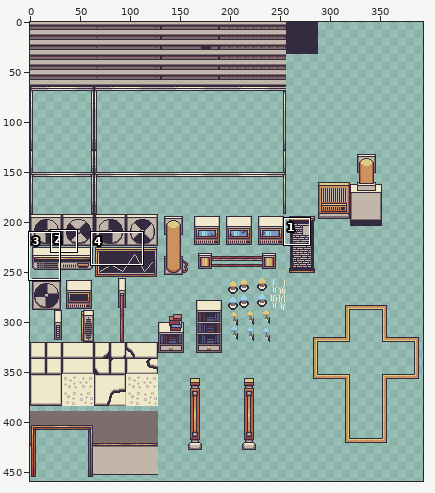
A sprite sheet gets an edit: assets/floor_1/laboratory/laboratory.png. The picture above shows the old version from afar; the outline marks the close-up.
Close-up. Before the edit:
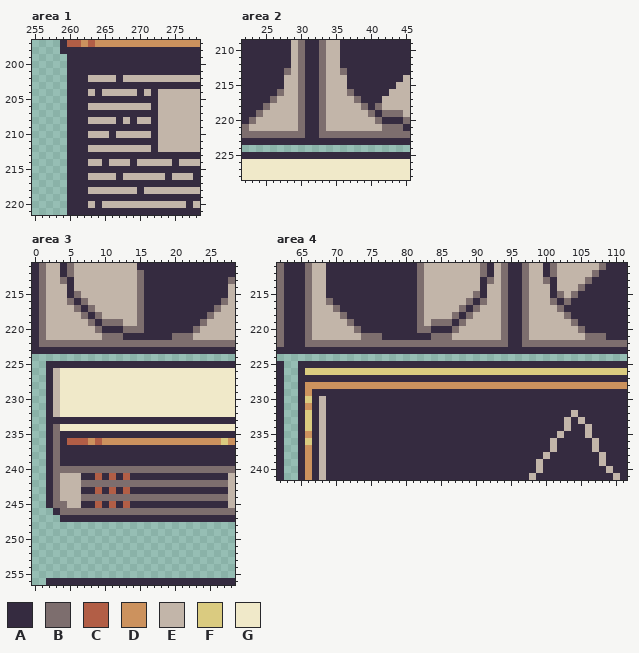
The file is 448x520 pixels. Colours within 5 levels of each other are drawn and written as one. Shown: area 1: x 255..278, y 197..221; area 2: x 22..45, y 209..228; area 3: x 0..28, y 211..256; area 4: x 62..111, y 211..241. The wide view leaves out empty margins. The commit also changed other parts of the picture, which this record leaves out.
Palette (. is transparent): A #352b40  B #7d6e6e  C #b25e46  D #cc925e  E #c2b5a9  F #dacb80  G #f0e9c9
Pixels before, area 1, first column x 259:
197 ACCDCDDDDDDDDDDDDDDD
198 AAAAAAAAAAAAAAAAAAAA
199 .AAAAAAAAAAAAAAAAAAA
200 .AAAAAAAAAAAAAAAAAAA
201 .AAAAAAAAAAAAAAAAAAA
202 .AAAEEEEAEEEEEEEEEEE
203 .AAAAAAAAAAAAAAAAAAA
204 .AAAEAEEEEEAEAEEEEEE
205 .AAAAAAAAAAAAAEEEEEE
206 .AAAEEEEEEEEEAEEEEEE
207 .AAAAAAAAAAAAAEEEEEE
208 .AAAEEEEAEAEEAEEEEEE
209 .AAAAAAAAAAAAAEEEEEE
210 .AAAEEEAEEEEEAEEEEEE
211 .AAAAAAAAAAAAAEEEEEE
212 .AAAEEEEEEEEEAEEEEEE
213 .AAAAAAAAAAAAAAAAAAA
214 .AAAEEAEEEAEEEEEAEEE
215 .AAAAAAAAAAAAAAAAAAA
216 .AAAEEEEAEEEEEEAEEEA
217 .AAAAAAAAAAAAAAAAAAA
218 .AAAEEEEEEEAEEEEEEEE
219 .AAAAAAAAAAAAAAAAAAA
220 .AAAEAEEEEEEEEEEEEAE
221 .AAAAAAAAAAAAAAAAAAA
Pixels before, area 2, first column x 22:
209 AAAAAAAEBAABEEAAAAAAAAAA
210 AAAAAAAEBAABEEAAAAAAAAAA
211 AAAAAAAEBAABEEAAAAAAAAAA
212 AAAAAAAEBAABEEAAAAAAAAAA
213 AAAAAABEBAABEEBAAAAAAAAA
214 AAAAAAEEBAABEEEAAAAAAAAE
215 AAAAAAEEBAABEEEAAAAAAAEE
216 AAAAABEEBAABEEEBAAAAAEEE
217 AAAABEEEBAABEEEEBAAAEEEE
218 AAABEEEEBAABEEEEEBABEEEE
219 AABEEEEEBAABEEEEEEBABBBE
220 ABEEEEEEBAABEEEEEEEBAAAB
221 BEEEEEEEBAABEEEEEEEEBBBA
222 BBBBBBBBBAABBBBBBBBBBBBB
223 AAAAAAAAAAAAAAAAAAAAAAAA
224 ........................
225 AAAAAAAAAAAAAAAAAAAAAAAA
226 GGGGGGGGGGGGGGGGGGGGGGGG
227 GGGGGGGGGGGGGGGGGGGGGGGG
228 GGGGGGGGGGGGGGGGGGGGGGGG
Pixels before, area 3, first column x 0:
211 ABEEABEEEEEEEEEAAAAAAAAAAAAAA
212 ABEEABEEEEEEEEEBAAAAAAAAAAAAA
213 ABEEBAEEEEEEEEEBAAAAAAAAAAAAB
214 ABEEEAEEEEEEEEEBAAAAAAAAAAAAE
215 ABEEEABEEEEEEEEBAAAAAAAAAAAAE
216 ABEEEBABEEEEEEEBAAAAAAAAAAABE
217 ABEEEEBABEEEEEEBAAAAAAAAAABEE
218 ABEEEEEBABEEEEEBAAAAAAAAABEEE
219 ABEEEEEEBABBBEEBAAAAAAAABEEEE
220 ABEEEEEEEBAAABBBAAAAAAABEEEEE
221 ABEEEEEEEEBBBAAAAAAABBBEEEEEE
222 ABBBBBBBBBBBBBBBBBBBBBBBBBBBB
223 AAAAAAAAAAAAAAAAAAAAAAAAAAAAA
224 .............................
225 ..AAAAAAAAAAAAAAAAAAAAAAAAAAA
226 ..AEGGGGGGGGGGGGGGGGGGGGGGGGG
227 ..AEGGGGGGGGGGGGGGGGGGGGGGGGG
228 ..AEGGGGGGGGGGGGGGGGGGGGGGGGG
229 ..AEGGGGGGGGGGGGGGGGGGGGGGGGG
230 ..AEGGGGGGGGGGGGGGGGGGGGGGGGG
231 ..AEGGGGGGGGGGGGGGGGGGGGGGGGG
232 ..AEGGGGGGGGGGGGGGGGGGGGGGGGG
233 ..AAAAAAAAAAAAAAAAAAAAAAAAAAA
234 ..ABGGGGGGGGGGGGGGGGGGGGGGGGG
235 ..ABAAAAAAAAAAAAAAAAAAAAAAAAA
236 ..ABACCCDCDDDDDDDDDDDDDDDDDFD
237 ..ABAAAAAAAAAAAAAAAAAAAAAAAAA
238 ..ABAAAAAAAAAAAAAAAAAAAAAAAAA
239 ..ABAAAAAAAAAAAAAAAAAAAAAAAAA
240 ..ABBBBBBBBBBBBBBBBBBBBBBBBBB
241 ..ABEEEAACACACAAAAAAAAAAAAAAE
242 ..ABEEEBBBBBBBBBBBBBBBBBBBBBE
243 ..ABEEEAACACACAAAAAAAAAAAAAAE
244 ..ABEEEBBBBBBBBBBBBBBBBBBBBBE
245 ..ABBEEAACACACAAAAAAAAAAAAAAE
246 ...ABBBBBBBBBBBBBBBBBBBBBBBBB
247 ....AAAAAAAAAAAAAAAAAAAAAAAAA
248 .............................
249 .............................
250 .............................
251 .............................
252 .............................
253 .............................
254 .............................
255 .............................
256 ..AAAAAAAAAAAAAAAAAAAAAAAAAAA
Pixels before, area 4, first column x 62:
211 BAAABEEAAAAAAAAAAAAABEEEEEEEEBAEBAABEEABEEEEEEBAAA
212 BAAABEEAAAAAAAAAAAAABEEEEEEEEBAEBAABEEABEEEEEBAAAA
213 BAAABEEAAAAAAAAAAAAABEEEEEEEEABEBAABEEBAEEEEBAAAAA
214 BAAABEEAAAAAAAAAAAAABEEEEEEEEAEEBAABEEEAEEEBAAAAAA
215 BAAABEEAAAAAAAAAAAAABEEEEEEEBAEEBAABEEEABEBAAAAAAA
216 BAAABEEBAAAAAAAAAAAABEEEEEEBABEEBAABEEEBABAAAAAAAA
217 BAAABEEEBAAAAAAAAAAABEEEEEBABEEEBAABEEEEBAAAAAAAAA
218 BAAABEEEEBAAAAAAAAAABEEEEBABEEEEBAABEEEEEBAAAAAAAA
219 BAAABEEEEEBAAAAAAAAABEBBBABEEEEEBAABEEEEEEBAAAAAAA
220 BAAABEEEEEEBAAAAAAAABBAAABEEEEEEBAABEEEEEEEBAAAAAA
221 BAAABEEEEEEEBBBAAAAAAABBBEEEEEEEBAABEEEEEEEEBBBAAA
222 BAAABBBBBBBBBBBBBBBBBBBBBBBBBBBBBAABBBBBBBBBBBBBBB
223 AAAAAAAAAAAAAAAAAAAAAAAAAAAAAAAAAAAAAAAAAAAAAAAAAA
224 ..................................................
225 A..AAAAAAAAAAAAAAAAAAAAAAAAAAAAAAAAAAAAAAAAAAAAAAA
226 A..AFFFFFFFFFFFFFFFFFFFFFFFFFFFFFFFFFFFFFFFFFFFFFF
227 A..AAAAAAAAAAAAAAAAAAAAAAAAAAAAAAAAAAAAAAAAAAAAAAA
228 A..ADDDDDDDDDDDDDDDDDDDDDDDDDDDDDDDDDDDDDDDDDDDDDD
229 A..ADAAAAAAAAAAAAAAAAAAAAAAAAAAAAAAAAAAAAAAAAAAAAA
230 A..AFAEAAAAAAAAAAAAAAAAAAAAAAAAAAAAAAAAAAAAAAAAAAA
231 A..ADAEAAAAAAAAAAAAAAAAAAAAAAAAAAAAAAAAAAAAAAAAAAA
232 A..AFAEAAAAAAAAAAAAAAAAAAAAAAAAAAAAAAAAAAAEAAAAAAA
233 A..AFAEAAAAAAAAAAAAAAAAAAAAAAAAAAAAAAAAAAEAEAAAAAA
234 A..AFAEAAAAAAAAAAAAAAAAAAAAAAAAAAAAAAAAAAEAAEAAAAA
235 A..ADAEAAAAAAAAAAAAAAAAAAAAAAAAAAAAAAAAAEAAAEAAAAA
236 A..AFAEAAAAAAAAAAAAAAAAAAAAAAAAAAAAAAAAEAAAAAEAAAA
237 A..ADAEAAAAAAAAAAAAAAAAAAAAAAAAAAAAAAAAEAAAAAEAAAA
238 A..ADAEAAAAAAAAAAAAAAAAAAAAAAAAAAAAAAAEAAAAAAAEAAA
239 A..ADAEAAAAAAAAAAAAAAAAAAAAAAAAAAAAAAEAAAAAAAAEAAA
240 A..ADAEAAAAAAAAAAAAAAAAAAAAAAAAAAAAAAEAAAAAAAAAEAA
241 A..ADAEAAAAAAAAAAAAAAAAAAAAAAAAAAAAAEAAAAAAAAAAAEA
New version:
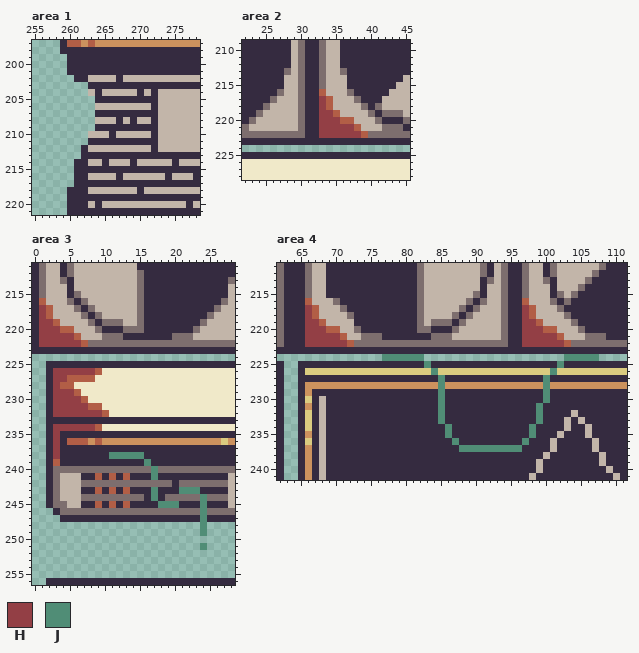
Colours new in this view: H #933f45  J #508d76
Difference:
Area 1:
The edit erases colour A in row 202 at x 260; in rows 203 to 204 at x 260 to 262; in row 205 at x 260 to 263; in row 206 at x 260 to 262; in row 207 at x 260 to 263; in row 208 at x 260 to 262.
The edit erases colour A in row 209 at x 260 to 263; in rows 210 to 211 at x 260 to 262; in rows 212 to 213 at x 260 to 261; in rows 214 to 217 at x 260.
The edit erases colour E in row 206 at x 263; in row 208 at x 263.
Area 2:
Colour B becomes colour C in row 216 at x 33; in row 222 at x 39.
Colour E becomes colour C in rows 217 to 218 at x 34; in row 219 at x 35; in row 220 at x 36 to 37; in row 221 at x 38.
Colour B becomes colour H in rows 217 to 221 at x 33; in row 222 at x 33 to 38.
Colour E becomes colour H in row 219 at x 34; in row 220 at x 34 to 35; in row 221 at x 34 to 37.
Area 3:
Colour B becomes colour A in row 242 at x 20; in row 244 at x 16 and 18.
Colour B becomes colour C in row 216 at x 1; in row 222 at x 7; in row 239 at x 3.
Colour E becomes colour C in rows 217 to 218 at x 2; in row 219 at x 3; in row 220 at x 4 to 5; in row 221 at x 6.
Colour G becomes colour C in row 226 at x 9; in row 227 at x 5 to 8; in row 228 at x 4 to 5; in row 229 at x 6; in row 230 at x 7; in row 231 at x 8 to 9.
Colour G becomes colour C in row 232 at x 10; in row 234 at x 9.
Colour B becomes colour H in rows 217 to 221 at x 1; in row 222 at x 1 to 6; in rows 234 to 238 at x 3.
Colour E becomes colour H in row 219 at x 2; in row 220 at x 2 to 3; in row 221 at x 2 to 5; in rows 226 to 232 at x 3.
Colour G becomes colour H in row 226 at x 4 to 8; in row 227 at x 4; in row 229 at x 4 to 5; in row 230 at x 4 to 6; in row 231 at x 4 to 7; in row 232 at x 4 to 9.
Colour G becomes colour H in row 234 at x 4 to 8.
The author put colour J in rows 248 to 249 at x 24; in row 251 at x 24.
Colour A becomes colour J in row 238 at x 11 to 15; in row 239 at x 16; in row 241 at x 17; in row 243 at x 17 and 21 to 23; in row 245 at x 18 to 20 and 24; in row 247 at x 24.
Colour B becomes colour J in row 240 at x 17; in row 244 at x 17 and 24; in row 246 at x 24.
Area 4:
Colour A becomes colour B in row 216 at x 70; in row 217 at x 71; in row 218 at x 72.
Colour B becomes colour C in row 216 at x 66 and 97; in row 222 at x 72 and 103.
Colour E becomes colour C in rows 217 to 218 at x 67 and 98; in row 219 at x 68 and 99; in row 220 at x 69 to 70 and 100 to 101; in row 221 at x 71 and 102.
Colour B becomes colour E in row 216 at x 69; in row 217 at x 70; in row 218 at x 71; in row 219 at x 72.
Colour B becomes colour H in rows 217 to 221 at x 66 and 97; in row 222 at x 66 to 71 and 97 to 102.
Colour E becomes colour H in row 219 at x 67 and 98; in row 220 at x 67 to 68 and 98 to 99; in row 221 at x 67 to 70 and 98 to 101.
The author put colour J in row 224 at x 77 to 82 and 103 to 107.
Colour A becomes colour J in row 225 at x 83 and 102; in row 227 at x 85 and 100; in rows 229 to 230 at x 85 and 100; in rows 231 to 233 at x 85 and 99; in rows 234 to 235 at x 86 and 98; in row 236 at x 87 and 97.
Colour A becomes colour J in row 237 at x 88 to 96.
Colour D becomes colour J in row 228 at x 85 and 100.
Colour F becomes colour J in row 226 at x 84 and 101.
Pixel boxes of the changes (left, top, right, bottom) in both close-ups:
erased: (67, 75, 95, 187)
changed: (319, 89, 368, 138)
changed: (39, 298, 88, 347)
changed: (53, 368, 109, 466)
changed: (109, 452, 207, 550)
changed: (305, 298, 354, 347)
changed: (382, 298, 599, 452)
